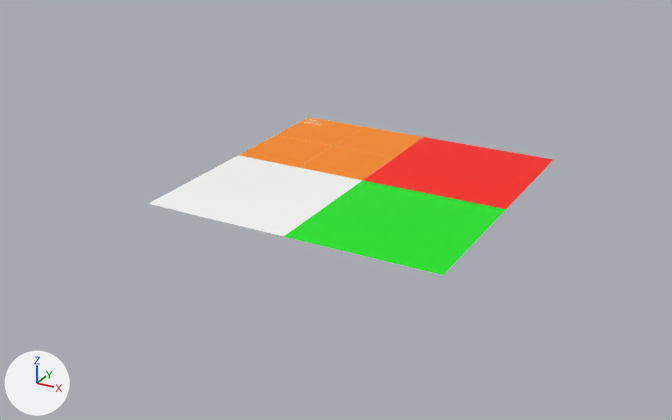
The Blender file Game/Resources/Map/Map.blend as it was, and as the next commit left it.
The view is the same before and after, from a camera (50 mm lens) standing at (673.0, -1319.0, 593.0) and looking at (-14.0, -69.0, -32.0). Lighting does not change. The marker at lower left points along +X, +Y and +Z. The picture after the commit comes second.

The first picture shows '-1, -1', '-1, 0', '0, -1', '0,0'.
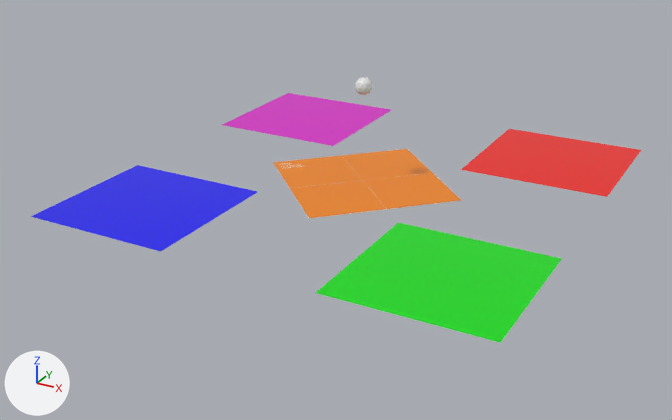
What differs and where, as boxes (x1, y1, x2, y2) in the pictures (672 x 420 px):
'-1, -1', recoloured, moved (white to blue)
    before: (148, 155, 362, 237)
    after: (31, 165, 257, 251)
'+1, -1', added (green)
    after: (316, 223, 562, 343)
'0, -1', deleted (green)
    before: (284, 180, 506, 275)
'0, 0', added (orange)
    after: (273, 149, 461, 218)
'0,0', deleted (red)
    before: (363, 137, 553, 209)
'+1,+ 1', added (red)
    after: (461, 129, 641, 197)
'-1, 0', deleted (orange)
    before: (239, 117, 423, 180)
'-1, +1', added (pink)
    after: (222, 93, 391, 146)
'Icosphere', added
    after: (355, 77, 373, 95)

Diff of the bpy script that builds the scene:
```diff
--- a/Game/Resources/Map/Map.blend.py
+++ b/Game/Resources/Map/Map.blend.py
@@ mat_red @@
 mat_red.base_color = (1.0, 0.00589, 0.0)  # red #ff1200
+mat_red.roughness = 0.2
@@ mat_green @@
 mat_green.base_color = (0.0, 0.8, 0.00391)  # green #00e70d
+mat_green.roughness = 0.2
@@ mat_textured @@
 mat_textured.texture = img_texture_01_png
+mat_textured.roughness = 0.2
@@ mat_blue @@
+mat_blue = principled_material('Blue')
+mat_blue.base_color = (0.00237, 0.0, 1.0)  # blue #0800ff
+mat_blue.metallic = 0.2
+mat_blue.roughness = 0.2
@@ mat_pink @@
+mat_pink = principled_material('Pink')
+mat_pink.base_color = (0.8, 0.0, 0.662)  # pink #e700d5
+mat_pink.metallic = 0.2
+mat_pink.roughness = 0.2
@@ me_0__0_001 @@
 # used by ob_1___1; location = (-256.0, -256.0, 0.0)
-me_0__0_001.from_pydata(...)  # 1369 vertices, 2592 faces; spans x 0.0..256.0, y 0.0..256.0, z 0.0
-me_0__0_001.materials.append(mat_white)  # white #ffffff
+me_0__0_001.from_pydata(...)  # 1369 vertices, 2592 faces; spans x -128.0..128.0, y -128.0..128.0, z 0.0
+# me_0__0_001 part 1: the whole mesh is moved by (-128.0, -128.0, 0.0)
+me_0__0_001.materials.append(mat_blue)  # blue #0800ff
@@ me_icosphere @@
+me_icosphere.from_pydata(...)  # an icosphere of 80 faces spanning x -14.3..14.3, y -15.0..15.0, z 151.2..181.2
@@ me_0__0_004 @@
+me_0__0_004.from_pydata(...)  # 1369 vertices, 2592 faces; spans x -128.0..128.0, y -128.0..128.0, z 0.0
+me_0__0_004.materials.append(mat_pink)  # pink #e700d5
@@ me_0__0_003_1 @@
+me_0__0_003_1.from_pydata(...)  # 1369 vertices, 2592 faces; spans x -128.0..128.0, y -128.0..128.0, z 0.0
+me_0__0_003_1.materials.append(mat_textured)  # picture img_texture_01_png
@@ me_0__0_002_1 @@
+me_0__0_002_1.from_pydata(...)  # 1369 vertices, 2592 faces; spans x -128.0..128.0, y -128.0..128.0, z 0.0
+me_0__0_002_1.materials.append(mat_green)  # green #00e70d
@@ me_0__0_1 @@
+me_0__0_1.from_pydata(...)  # 1369 vertices, 2592 faces; spans x -128.0..128.0, y -128.0..128.0, z 0.0
+me_0__0_1.materials.append(mat_red)  # red #ff1200
@@ ob_0_0 @@
-ob_0_0 = bpy.data.objects.new('0,0', me_0__0)
-ob_0_0.location = (0.0, 0.0, 0.0)
@@ ob_0___1 @@
-ob_0___1 = bpy.data.objects.new('0, -1', me_0__0_002)
-ob_0___1.location = (0.0, -256.0, 0.0)
@@ ob_1__0 @@
-ob_1__0 = bpy.data.objects.new('-1, 0', me_0__0_003)
-ob_1__0.location = (-256.0, 0.0, 0.0)
@@ ob_icosphere @@
+ob_icosphere = bpy.data.objects.new('Icosphere', me_icosphere)
+ob_icosphere.location = (0.0, 0.0, 0.0)
@@ ob_1___1_3 @@
+ob_1___1_3 = bpy.data.objects.new('-1, +1', me_0__0_004)
+ob_1___1_3.location = (-256.0, 256.0, 0.0)
@@ ob_0__0 @@
+ob_0__0 = bpy.data.objects.new('0, 0', me_0__0_003_1)
+ob_0__0.location = (0.0, 0.0, 0.0)
+ob_0__0.rotation_euler = (0.0, 0.0, 0.785)  # degrees (0, 0, 45)
@@ ob_1___1_2 @@
+ob_1___1_2 = bpy.data.objects.new('+1, -1', me_0__0_002_1)
+ob_1___1_2.location = (256.0, -256.0, 0.0)
@@ ob_1___1_4 @@
+ob_1___1_4 = bpy.data.objects.new('+1,+ 1', me_0__0_1)
+ob_1___1_4.location = (256.0, 256.0, 0.0)
```
